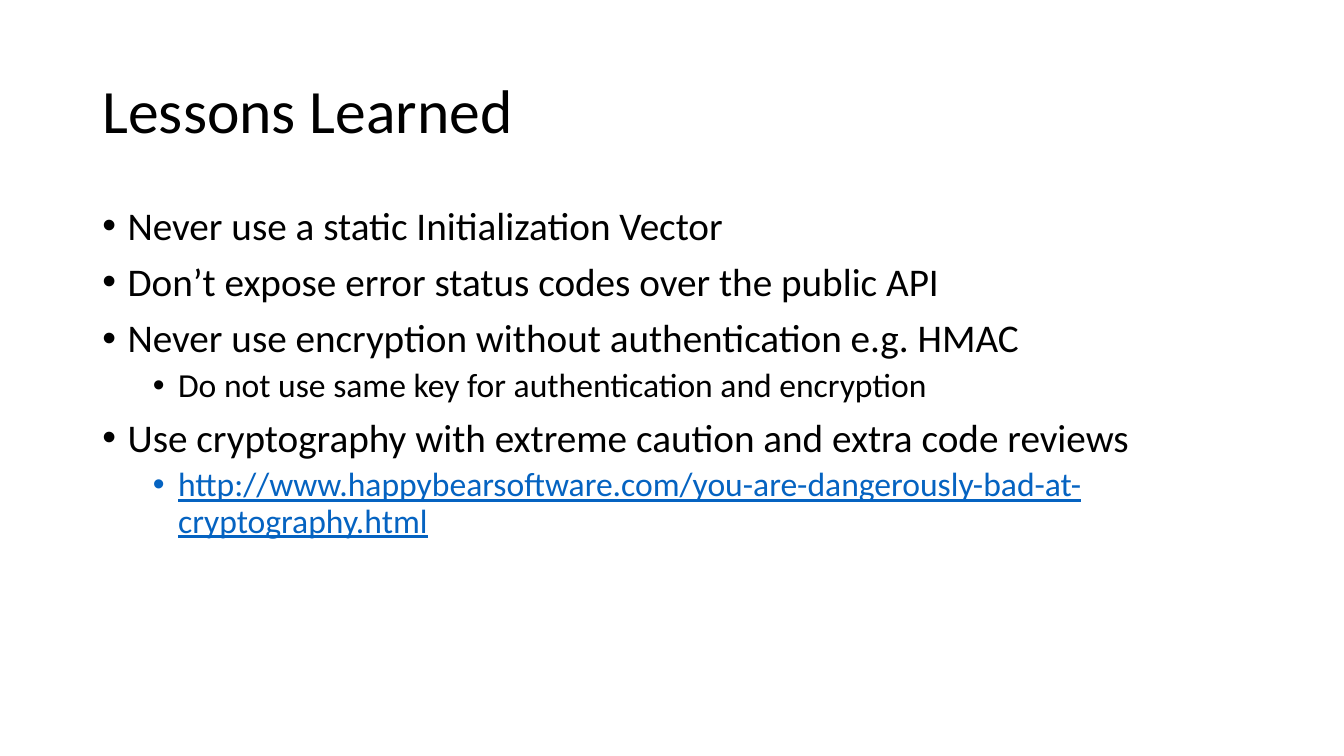
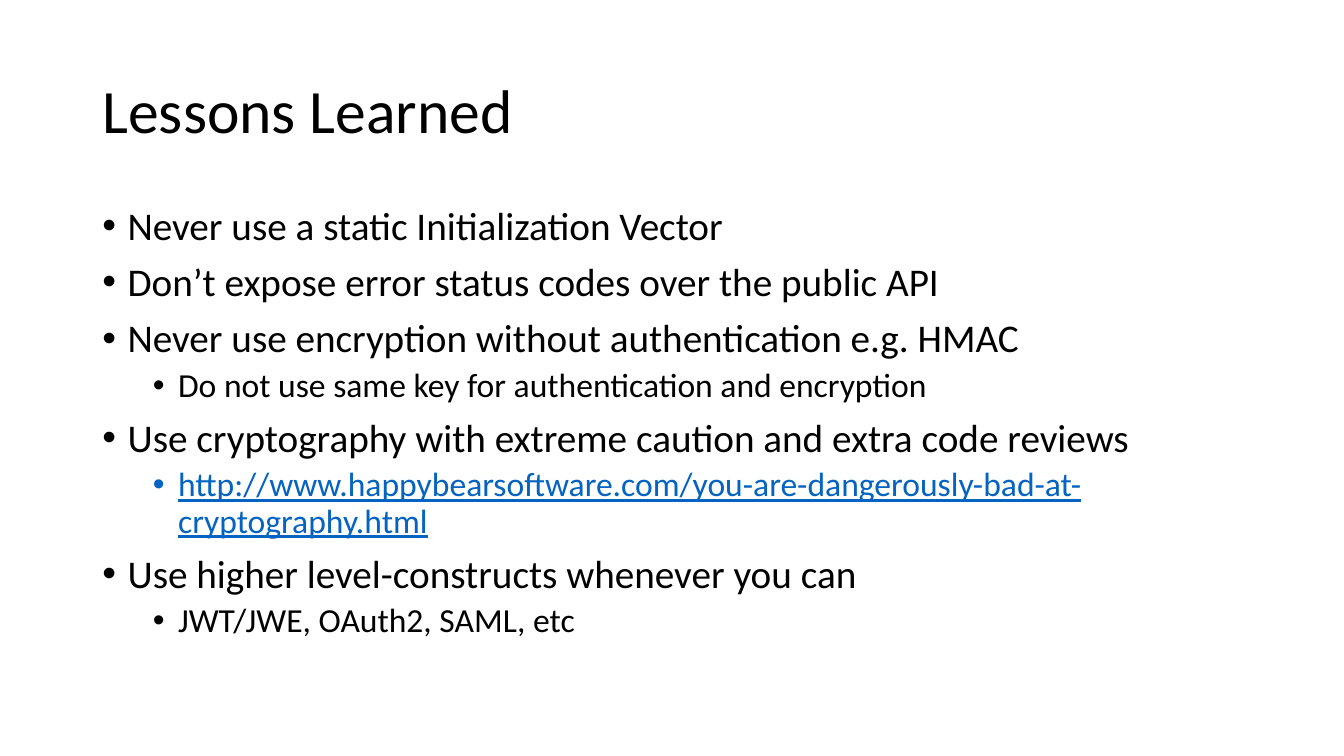
Before and after one commit to explunit/crypto-pitfalls, a slide deck: slide 10 of Presentation/Crypto-Pitfalls.pptx. Drawn at 1344x756 pixels with LibreOffice and Linux fonts; fonts in the diff are those of the drawing. Boxes give left, top, right and bottom in pixels: in the first picture for what was removed or moved away, otherwise in the second. Text is boxed around its words. In the diff, an @@ line names an element or a change of style, - is before the commit and + after.

```diff
--- a/Presentation/Crypto-Pitfalls.pptx
+++ b/Presentation/Crypto-Pitfalls.pptx
@@ text at (128,560,857,636): paragraphs added @@
+• Use higher level-constructs whenever you can
+  • JWT/JWE, OAuth2, SAML, etc
```
Also in this commit, not shown: 5 other slides changed, 2 slides added, 1 slide removed, 3 other files.
